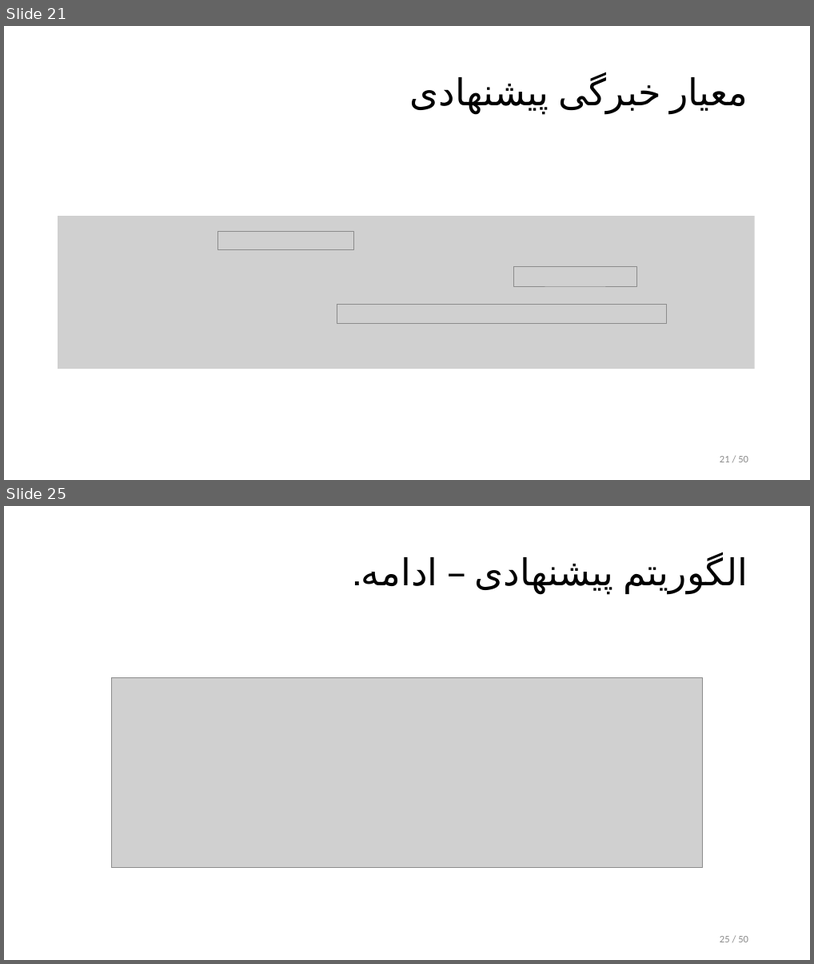
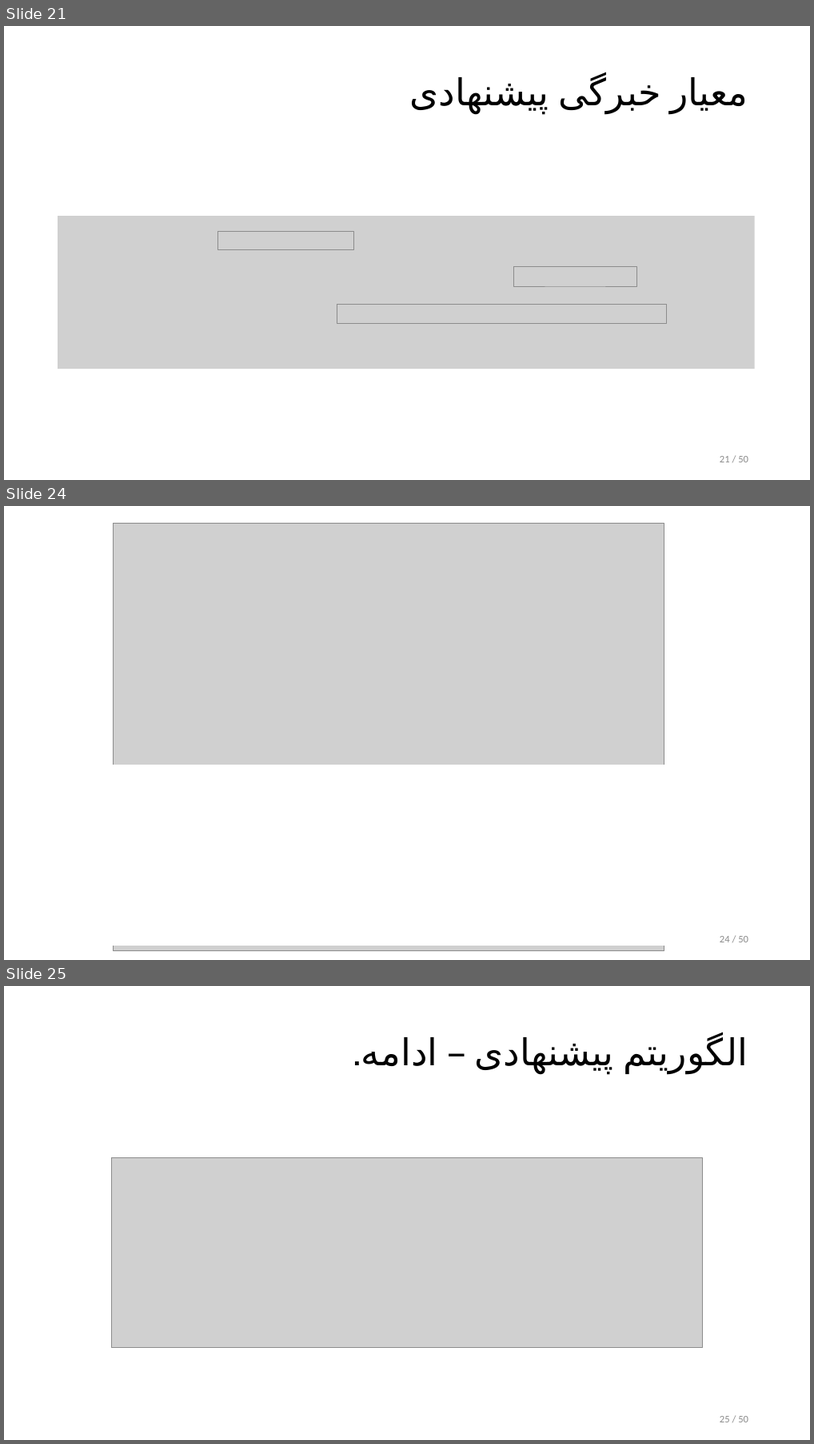
Before and after one commit to alphamarket/defence.pres, a slide deck: defence.pptx. Shown one above the other, each under a label of ours: slides 21 and 25 before the commit, slides 21, 24 and 25 after it; the slides between them are not shown. The pictures are 814x964 and 814x1444 pixels, drawn with LibreOffice and Linux fonts; fonts in the diff are those of the drawing; grey boxes stand for pictures. Boxes give left, top, right and bottom in pixels: in the first picture for what was removed or moved away, otherwise in the second. Text is boxed around its words. In the diff, an @@ line names an element or a change of style, - is before the commit and + after.

```diff
--- a/defence.pptx
+++ b/defence.pptx
@@ slide 24 added at (4,506,810,960), background #FFFFFF @@
@@ picture added at (114,523,665,951) @@
@@ rectangle added at (114,765,665,782), fill #FFFFFF, outline #FFFFFF 1 pt @@
@@ rectangle added at (114,783,665,945), fill #FFFFFF, outline #FFFFFF 1 pt @@
@@ page number added at (720,936,749,942), 12 pt, text #8C8C8C @@
+24 / 50
```
Also in this commit, not shown: 8 slides changed, 1 slide removed.
